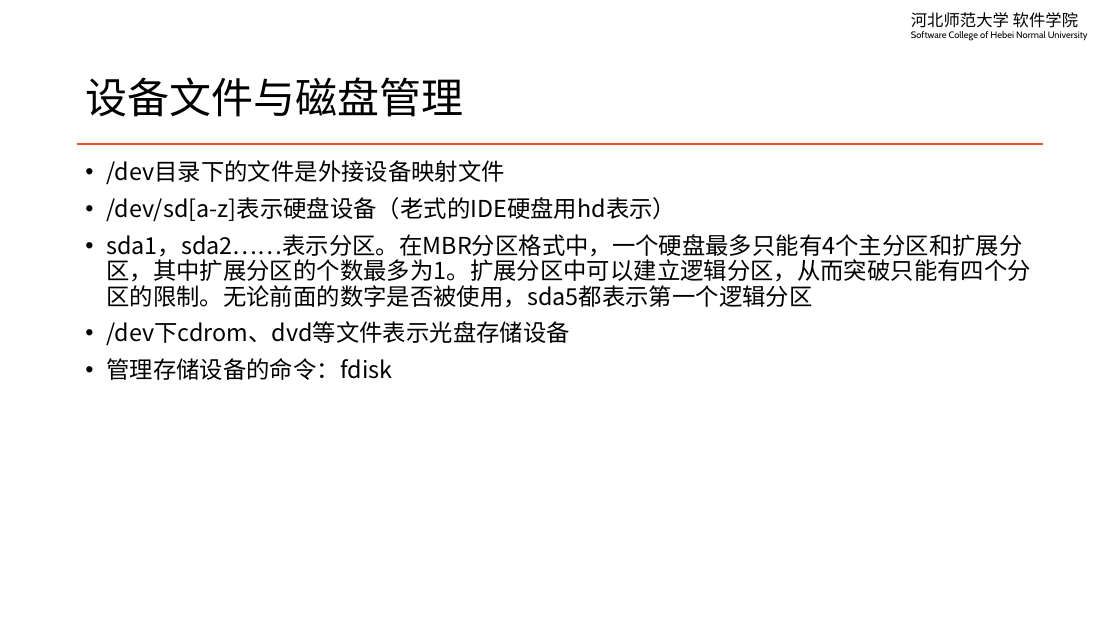
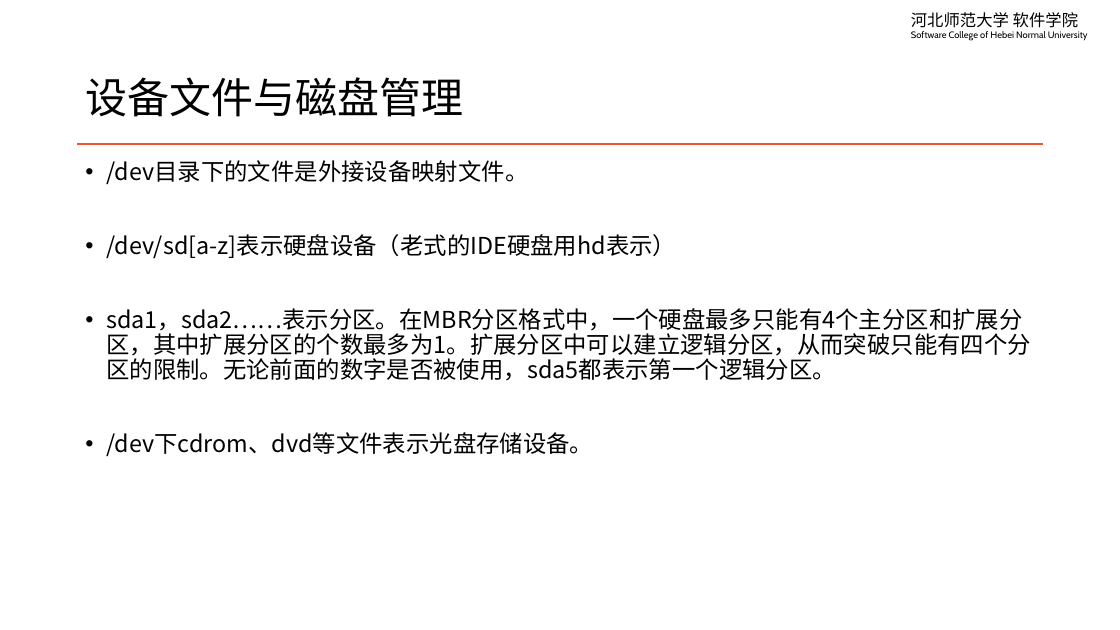
Before and after one commit to edu2act/course-linux-system, a slide deck: slide 9 of materials/slides/ch02-file-system-and-dir-architecture.pptx. Drawn at 1120x630 pixels with LibreOffice and Linux fonts; fonts in the diff are those of the drawing. Boxes give left, top, right and bottom in pixels: in the first picture for what was removed or moved away, otherwise in the second. Text is boxed around its words. In the diff, an @@ line names an element or a change of style, - is before the commit and + after.

```diff
--- a/materials/slides/ch02-file-system-and-dir-architecture.pptx
+++ b/materials/slides/ch02-file-system-and-dir-architecture.pptx
@@ text at (106,160,528,184): text changed @@
-• /dev目录下的文件是外接设备映射文件
+• /dev目录下的文件是外接设备映射文件。
@@ text at (106,308,1031,456): text changed @@
-• sda1，sda2……表示分区。在MBR分区格式中，一个硬盘最多只能有4个主分区和扩展分区，其中扩展分区的个数最多为1。扩展分区中可以建立逻辑分区，从而突破只能有四个分区的限制。无论前面的数字是否被使用，sda5都表示第一个逻辑分区
-• /dev下cdrom、dvd等文件表示光盘存储设备
-• 管理存储设备的命令：fdisk
+• sda1，sda2……表示分区。在MBR分区格式中，一个硬盘最多只能有4个主分区和扩展分区，其中扩展分区的个数最多为1。扩展分区中可以建立逻辑分区，从而突破只能有四个分区的限制。无论前面的数字是否被使用，sda5都表示第一个逻辑分区。
+• /dev下cdrom、dvd等文件表示光盘存储设备。
```
Also in this commit, not shown: 5 other slides changed, 1 other file.
